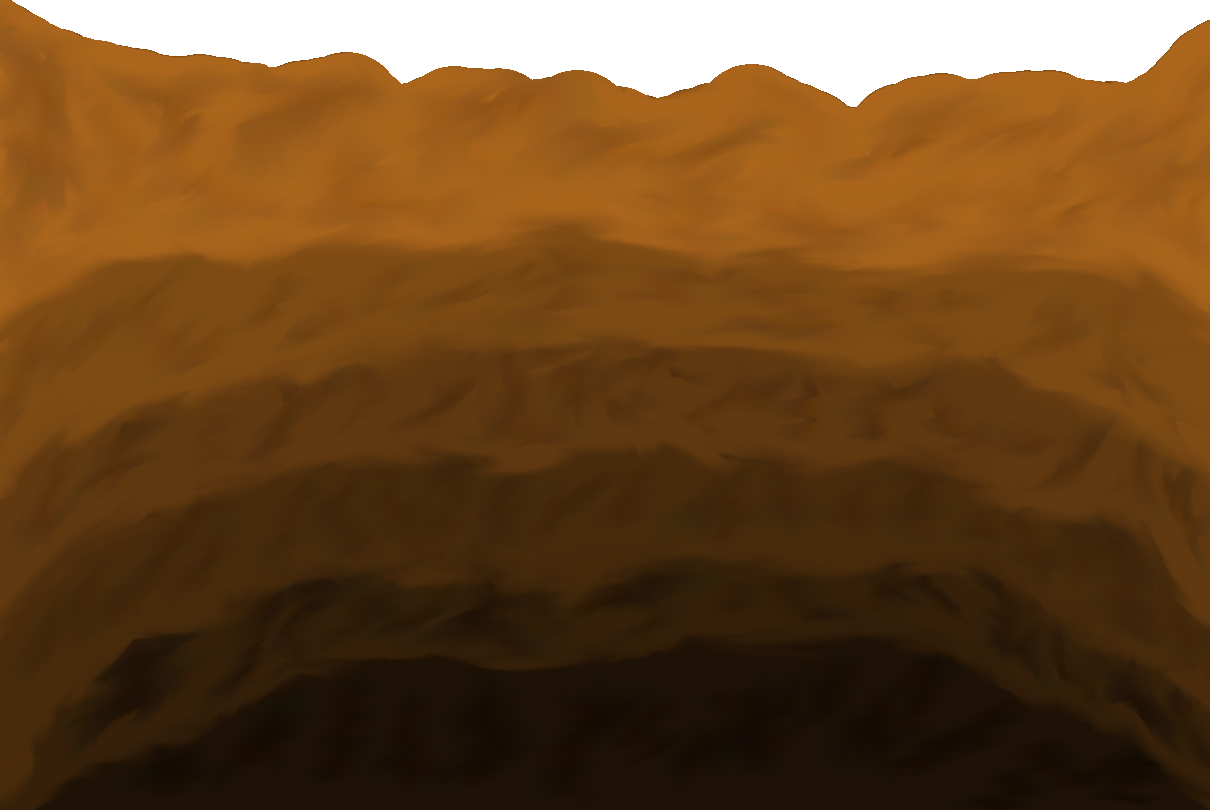
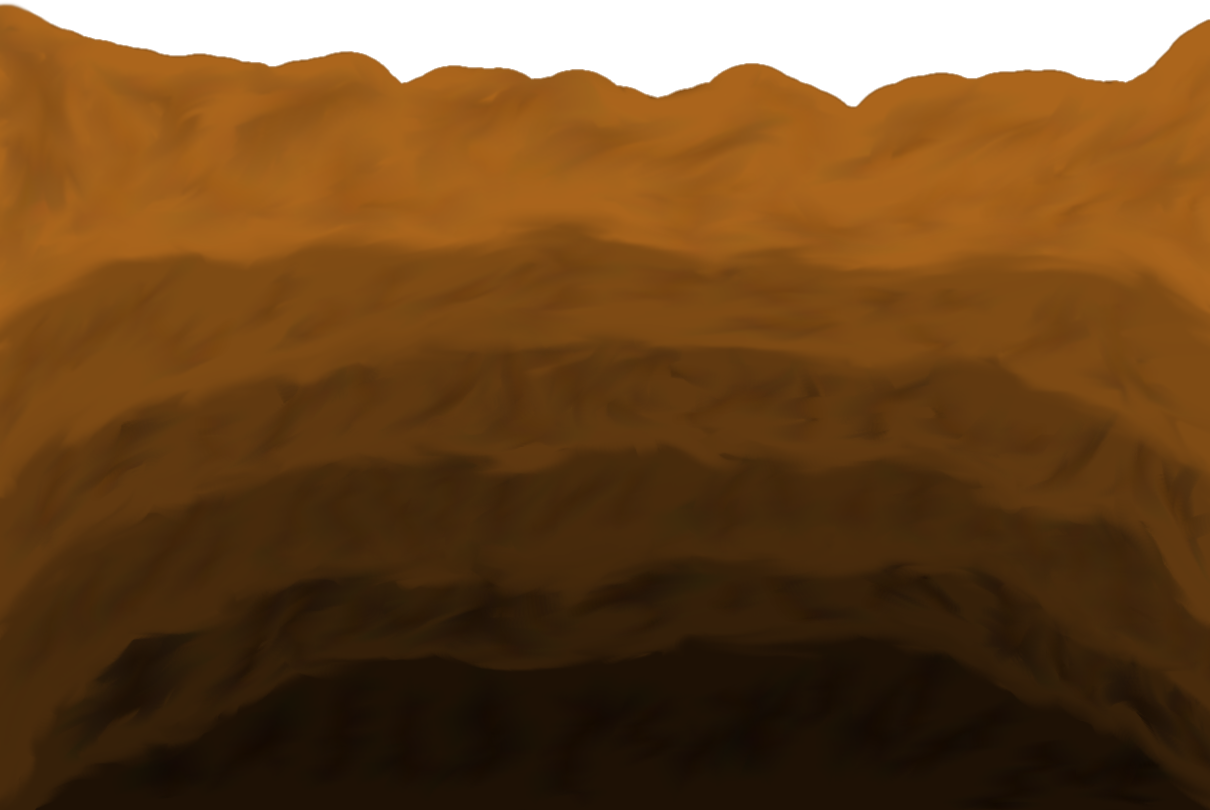
Layers edited between the first and the second w=1210, h=810 image:
painted on "Layer6" over (0, 0, 1210, 352)
painted on "Layer5" over (0, 0, 1210, 498)
